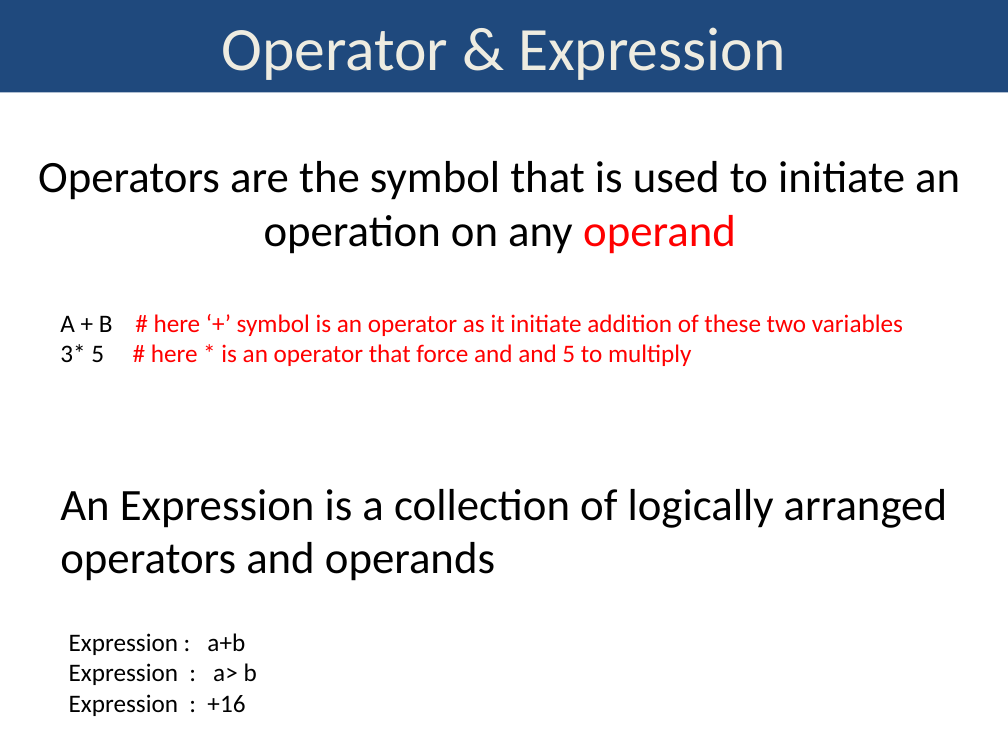
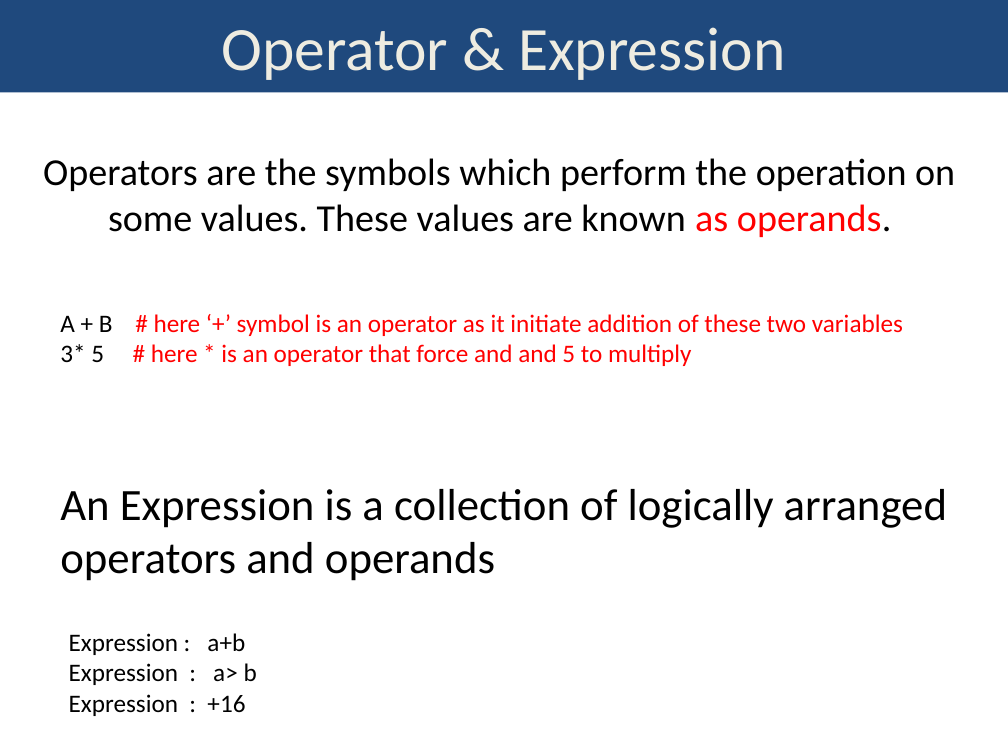
Before and after one commit to davcpscn/XI, a slide deck: slide 1 of Presentations/Operator & Expression.pptx. Drawn at 1008x756 pixels with LibreOffice and Linux fonts; fonts in the diff are those of the drawing. Boxes give left, top, right and bottom in pixels: in the first picture for what was removed or moved away, otherwise in the second. Text is boxed around its words. In the diff, an @@ line names an element or a change of style, - is before the commit and + after.

```diff
--- a/Presentations/Operator & Expression.pptx
+++ b/Presentations/Operator & Expression.pptx
@@ subtitle at (43,158,955,237): text changed; size 32 to 27.2 pt @@
-Operators are the symbol that is used to initiate an operation on any operand
+Operators are the symbols which perform the operation on some values. These values are known as operands.
```
Also in this commit, not shown: 2 other slides changed, 4 other files.
